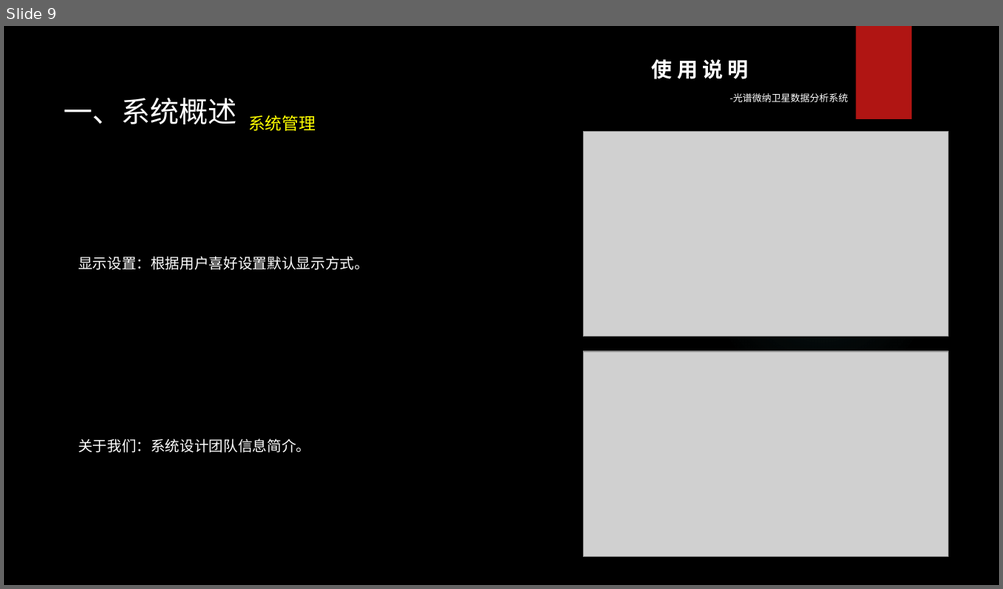
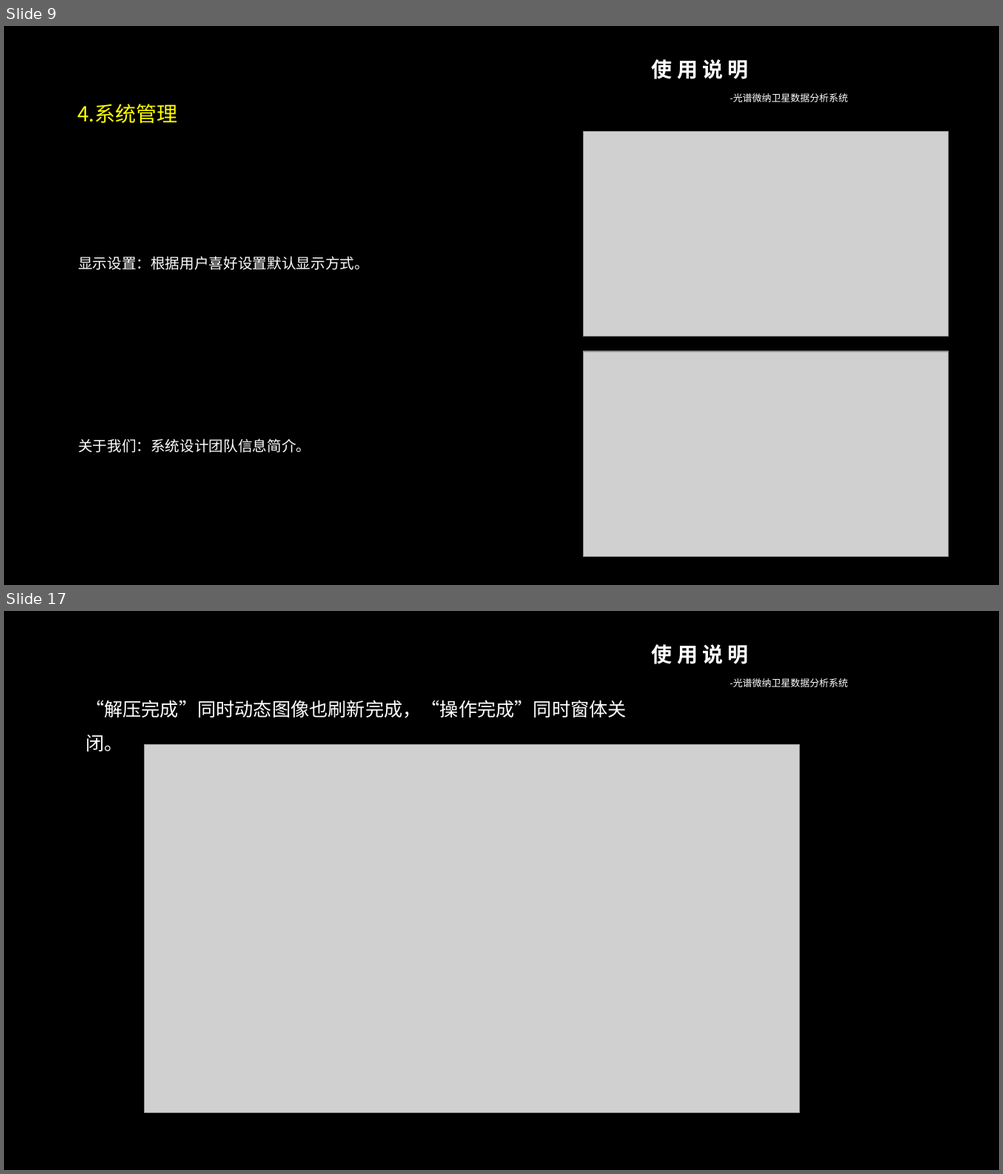
Before and after one commit to Levikov/Spectra, a slide deck: Spectra/image/Spectra使用说明&演示.pptx. Shown one above the other, each under a label of ours: slide 9 before the commit, slides 9 and 17 after it; the slides between them are not shown. The pictures are 1003x589 and 1003x1174 pixels, drawn with LibreOffice and Linux fonts; fonts in the diff are those of the drawing; grey boxes stand for pictures; background and template pictures are left out. Boxes give left, top, right and bottom in pixels: in the first picture for what was removed or moved away, otherwise in the second. Text is boxed around its words. In the diff, an @@ line names an element or a change of style, - is before the commit and + after.

```diff
--- a/Spectra/image/Spectra使用说明&演示.pptx
+++ b/Spectra/image/Spectra使用说明&演示.pptx
@@ slide 17 added at (4, 611, 999, 1170), background picture (left out); not listed: 1 template element that a slide beside it also shows @@
@@ text added at (85, 700, 626, 718), 18 pt, text #FFFFFF @@
+“解压完成”同时动态图像也刷新完成，“操作完成”同时窗体关闭。
@@ picture added at (145, 744, 799, 1113) @@
@@ slide 9 changed as well @@
@@ rectangle removed at (855, 26, 911, 119) @@
@@ text at (77, 104, 178, 124): text changed; size 28 to 20 pt; text colour #FFFFFF to #FFFF00 @@
-一、系统概述 系统管理
+4.系统管理
```
Also in this commit, not shown: 8 other slides changed, 15 other slides added.
